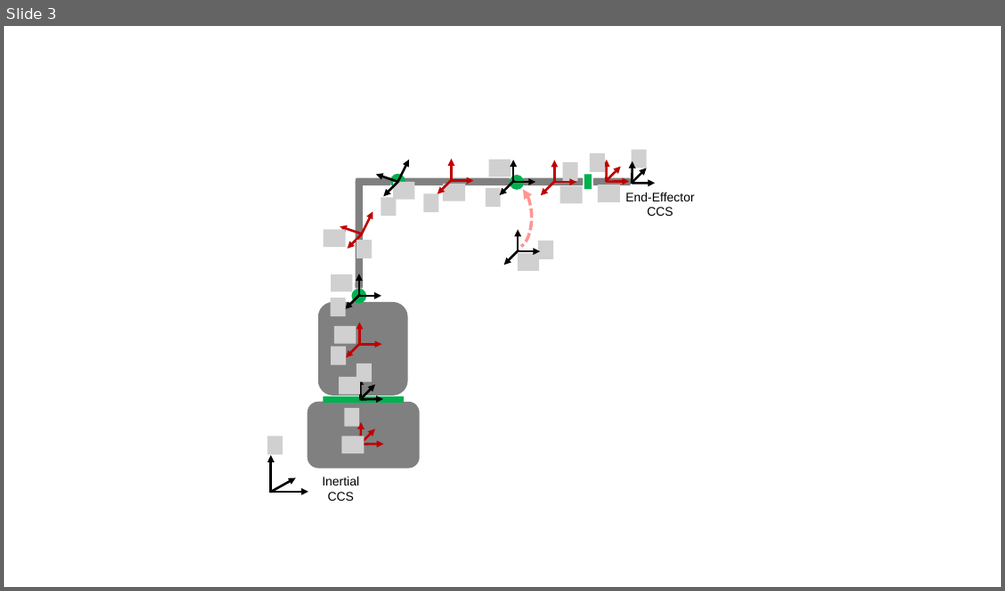
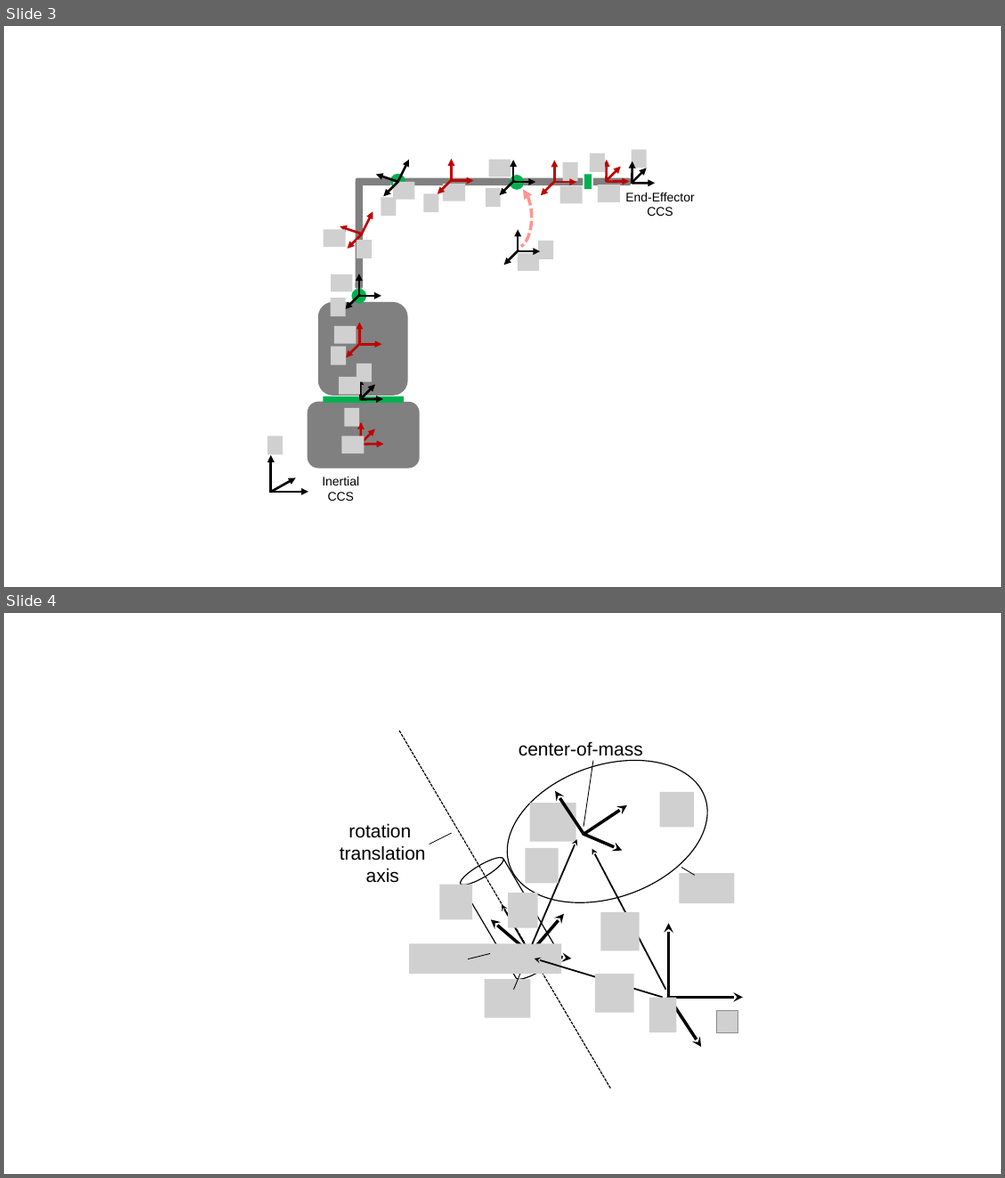
Before and after one commit to wujiashu0421/SPART, a slide deck: docs/source/Figures/ArtWork.pptx. Shown one above the other, each under a label of ours: slide 3 before the commit, slides 3 and 4 after it. The pictures are 1005x591 and 1005x1178 pixels, drawn with LibreOffice and Linux fonts; fonts in the diff are those of the drawing; grey boxes stand for pictures; background and template pictures are left out. Boxes give left, top, right and bottom in pixels: in the first picture for what was removed or moved away, otherwise in the second. Text is boxed around its words. In the diff, an @@ line names an element or a change of style, - is before the commit and + after.

```diff
--- a/docs/source/Figures/ArtWork.pptx
+++ b/docs/source/Figures/ArtWork.pptx
@@ slide 4 added at (x1=4, y1=613, x2=1001, y2=1174), background #FFFFFF @@
@@ group added at (x1=340, y1=730, x2=743, y2=1088): 13 arrows, 12 pictures, 6 lines, 2 texts, 1 ellipse, 1 cylinder @@
+rotation
+translation axis
+center-of-mass
```
Also in this commit, not shown: 4 other files.
